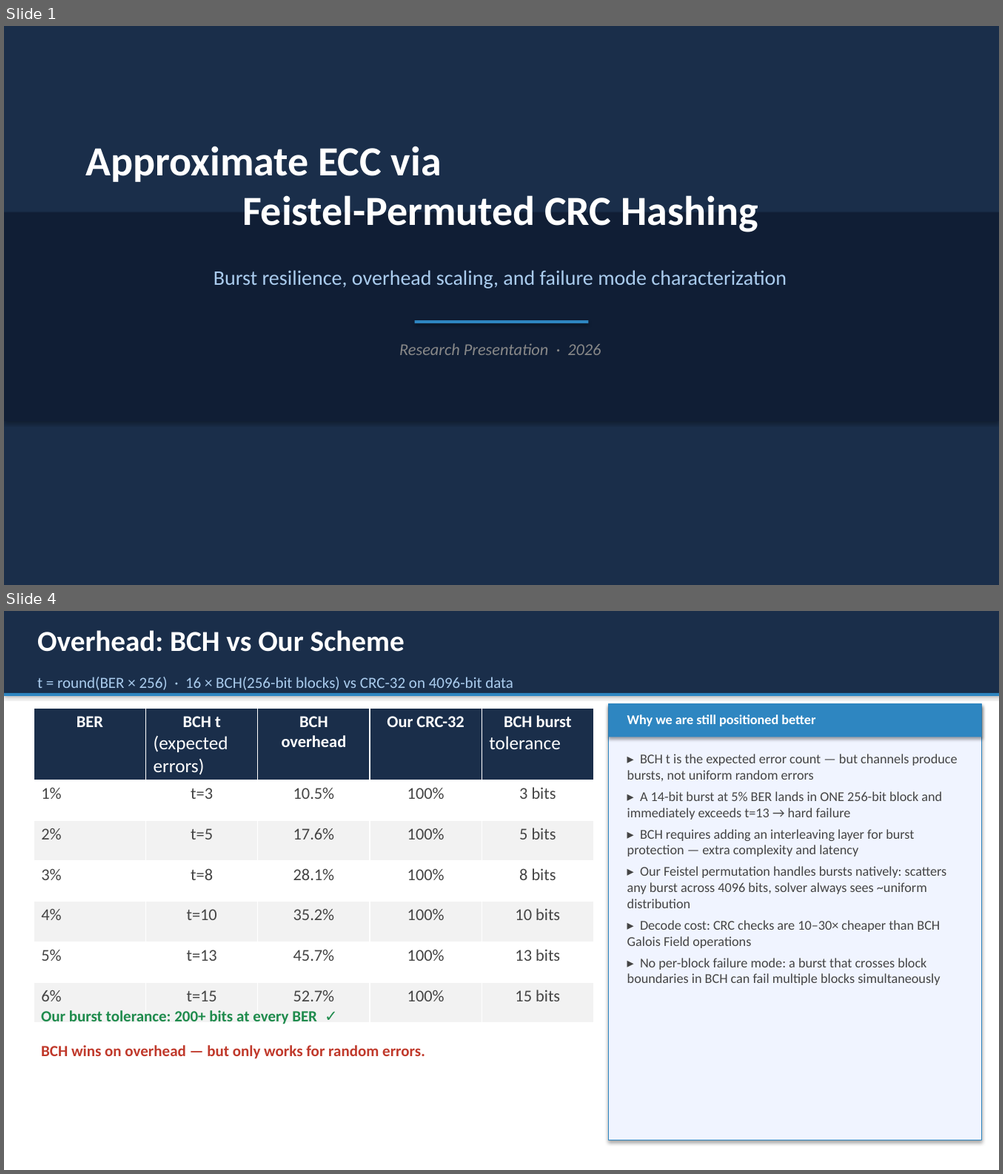
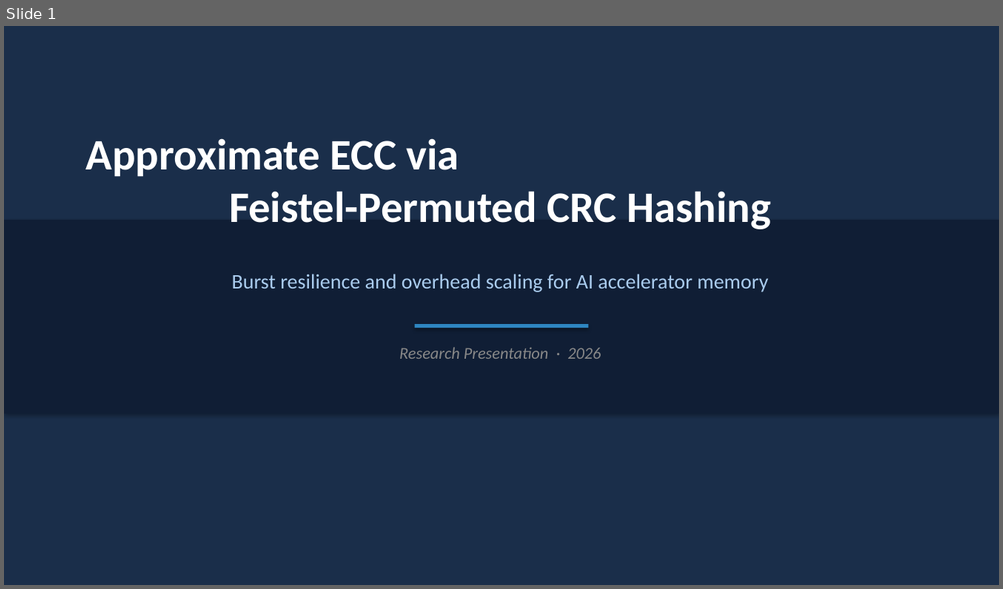
Before and after one commit to dmrlobo2002/approximate_ecc, a slide deck: advisor_slides.pptx. Shown one above the other, each under a label of ours: slides 1 and 4 before the commit, slide 1 after it; the slides between them are not shown. The pictures are 1003x1174 and 1003x589 pixels, drawn with LibreOffice and Linux fonts; fonts in the diff are those of the drawing. Boxes give left, top, right and bottom in pixels: in the first picture for what was removed or moved away, otherwise in the second. Text is boxed around its words. In the diff, an @@ line names an element or a change of style, - is before the commit and + after.

```diff
--- a/advisor_slides.pptx
+++ b/advisor_slides.pptx
@@ slide 4 removed at (x1=4, y1=611, x2=999, y2=1170), background #FFFFFF @@
@@ rectangle removed at (x1=4, y1=611, x2=999, y2=1170) @@
@@ rectangle removed at (x1=4, y1=611, x2=999, y2=693) @@
@@ text removed at (x1=37, y1=630, x2=404, y2=652) @@
-Overhead: BCH vs Our Scheme
@@ text removed at (x1=37, y1=677, x2=513, y2=690) @@
-t = round(BER × 256) · 16 × BCH(256-bit blocks) vs CRC-32 on 4096-bit data
@@ rectangle removed at (x1=4, y1=693, x2=999, y2=696) @@
@@ table removed at (x1=34, y1=708, x2=594, y2=1005), 7 rows, 5 columns @@
-BER | BCH t / (expected errors) | BCH overhead | Our CRC-32 | BCH burst / tolerance
-1% | t=3 | 10.5% | 100% | 3 bits
-2% | t=5 | 17.6% | 100% | 5 bits
-3% | t=8 | 28.1% | 100% | 8 bits
-4% | t=10 | 35.2% | 100% | 10 bits
-5% | t=13 | 45.7% | 100% | 13 bits
-6% | t=15 | 52.7% | 100% | 15 bits
@@ rectangle removed at (x1=609, y1=704, x2=982, y2=1141) @@
@@ rectangle removed at (x1=609, y1=704, x2=982, y2=737) @@
@@ text removed at (x1=627, y1=715, x2=815, y2=726) @@
-Why we are still positioned better
@@ text removed at (x1=627, y1=754, x2=957, y2=985) @@
-▸ BCH t is the expected error count — but channels produce bursts, not uniform random errors
-▸ A 14-bit burst at 5% BER lands in ONE 256-bit block and immediately exceeds t=13 → hard failure
-▸ BCH requires adding an interleaving layer for burst protection — extra complexity and latency
-▸ Our Feistel permutation handles bursts natively: scatters any burst across 4096 bits, solver always sees ~uniform distribution
-▸ Decode cost: CRC checks are 10–30× cheaper than BCH Galois Field operations
-▸ No per-block failure mode: a burst that crosses block boundaries in BCH can fail multiple blocks simultaneously
@@ text removed at (x1=41, y1=1011, x2=317, y2=1025) @@
-Our burst tolerance: 200+ bits at every BER ✓
@@ text removed at (x1=41, y1=1045, x2=425, y2=1059) @@
-BCH wins on overhead — but only works for random errors.
@@ slide 1 changed as well @@
@@ text "Approximate ECC via Feistel-Permuted CRC ..." moved from (x1=86, y1=146, x2=758, y2=232) to (x1=86, y1=138, x2=771, y2=230) @@
@@ text "Approximate ECC via Feistel-Permuted CRC ..." at (x1=86, y1=138, x2=771, y2=230): size 40 to 42 pt @@
@@ rectangle resized from (x1=4, y1=212, x2=999, y2=421) to (x1=4, y1=220, x2=999, y2=414) @@
@@ text at (x1=232, y1=274, x2=768, y2=292): text changed @@
-Burst resilience, overhead scaling, and failure mode characterization
+Burst resilience and overhead scaling for AI accelerator memory
@@ rectangle moved from (x1=415, y1=321, x2=588, y2=323) to (x1=415, y1=324, x2=588, y2=328) @@
@@ text "Research Presentation · 2026" moved from (x1=399, y1=343, x2=600, y2=355) to (x1=399, y1=347, x2=600, y2=359) @@
```
Also in this commit, not shown: 2 other slides changed, 8 slides added, 5 other slides removed, 7 other files.
